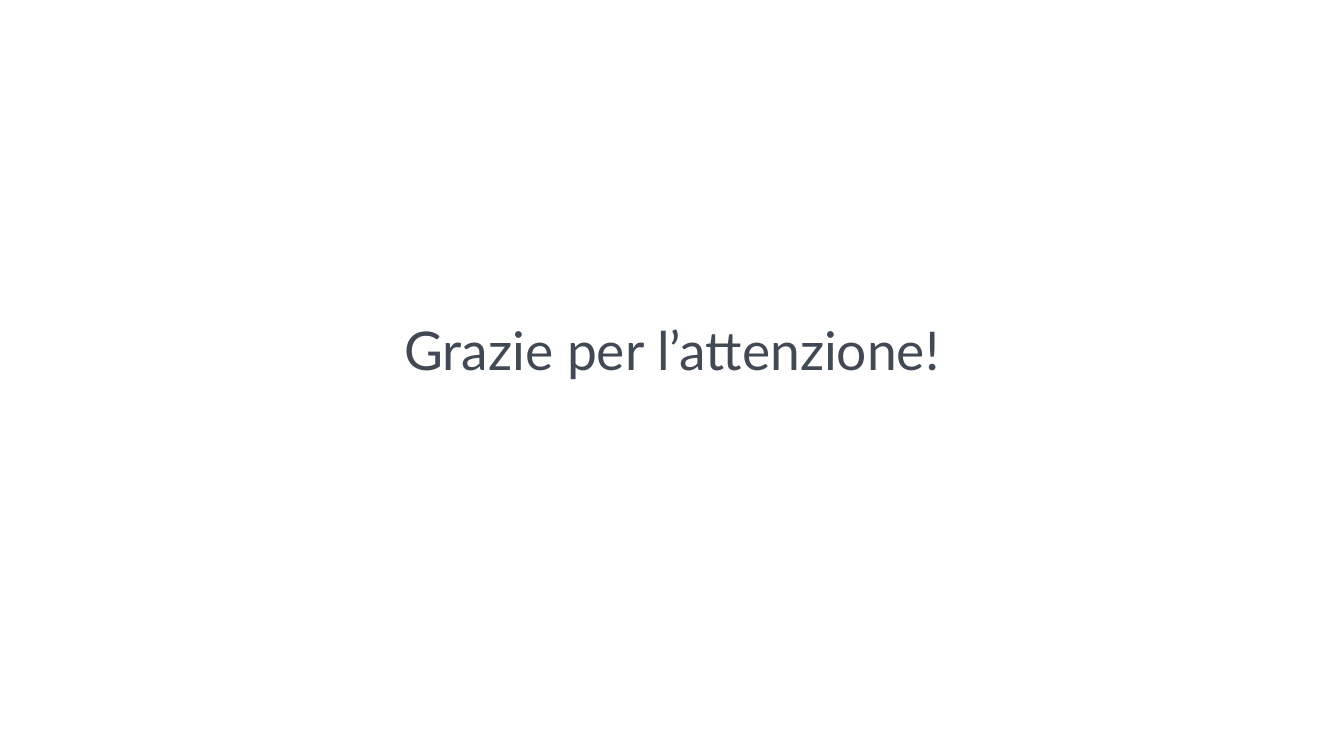
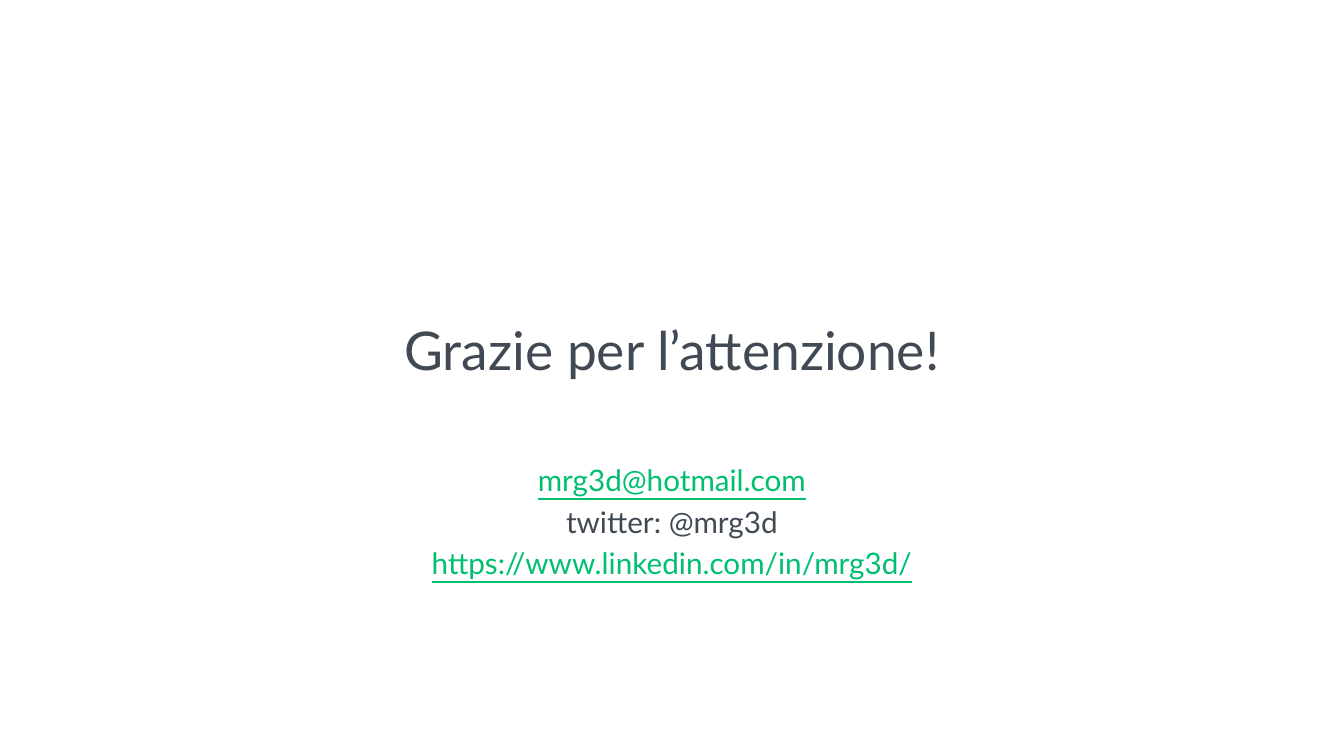
Before and after one commit to mrg3d/demo-opsstudio-repo, a slide deck: slide 29 of Introducing SQL Operations Studio.pptx (slide 27 before the commit). Drawn at 1344x756 pixels with LibreOffice and Linux fonts; fonts in the diff are those of the drawing; background and template pictures are left out. Boxes give left, top, right and bottom in pixels: in the first picture for what was removed or moved away, otherwise in the second. Text is boxed around its words. In the diff, an @@ line names an element or a change of style, - is before the commit and + after.

```diff
--- a/Introducing SQL Operations Studio.pptx
+++ b/Introducing SQL Operations Studio.pptx
@@ text at box(432, 469, 912, 580): paragraphs added @@
+mrg3d@hotmail.com
+twitter: @mrg3d
+https://www.linkedin.com/in/mrg3d/
```
Also in this commit, not shown: 6 other slides changed, 4 slides added, 2 slides removed.
